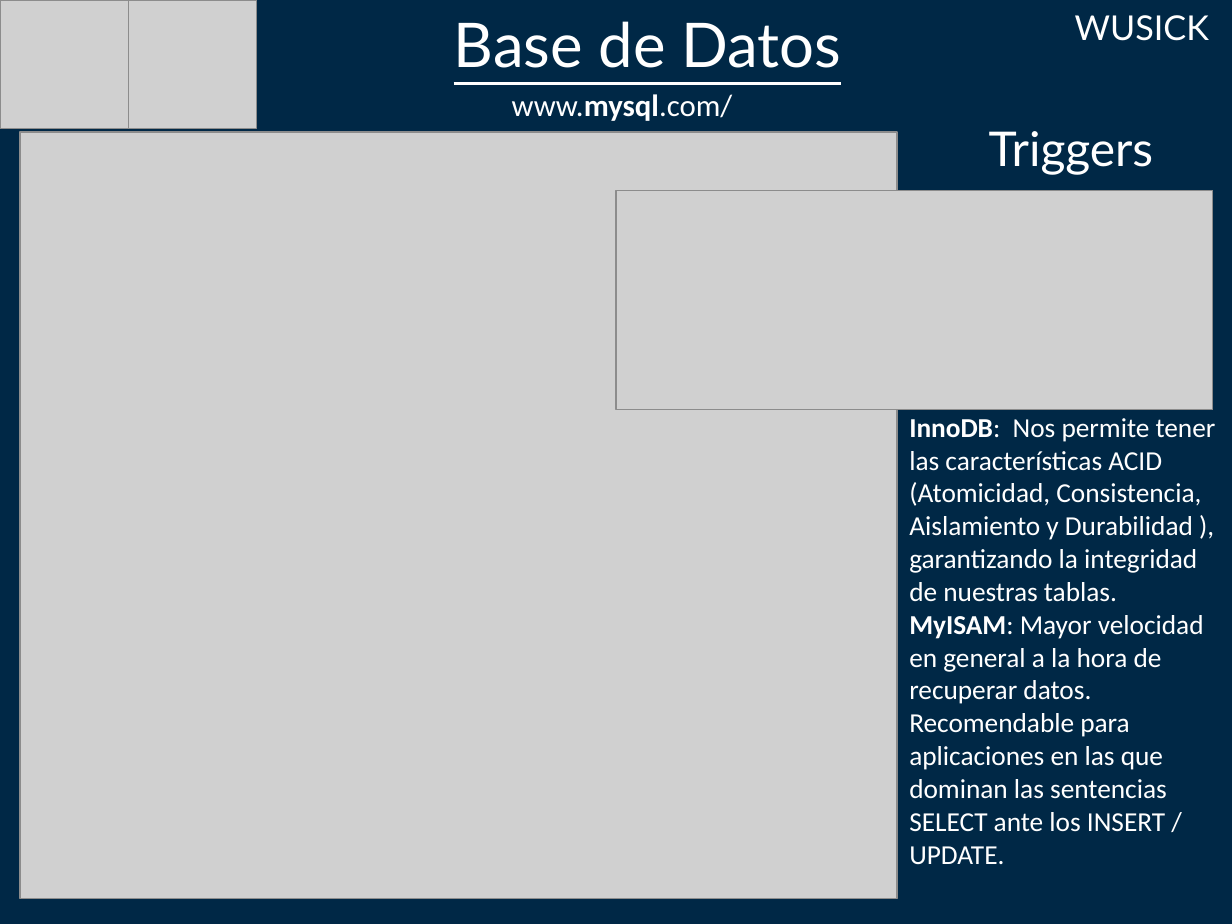
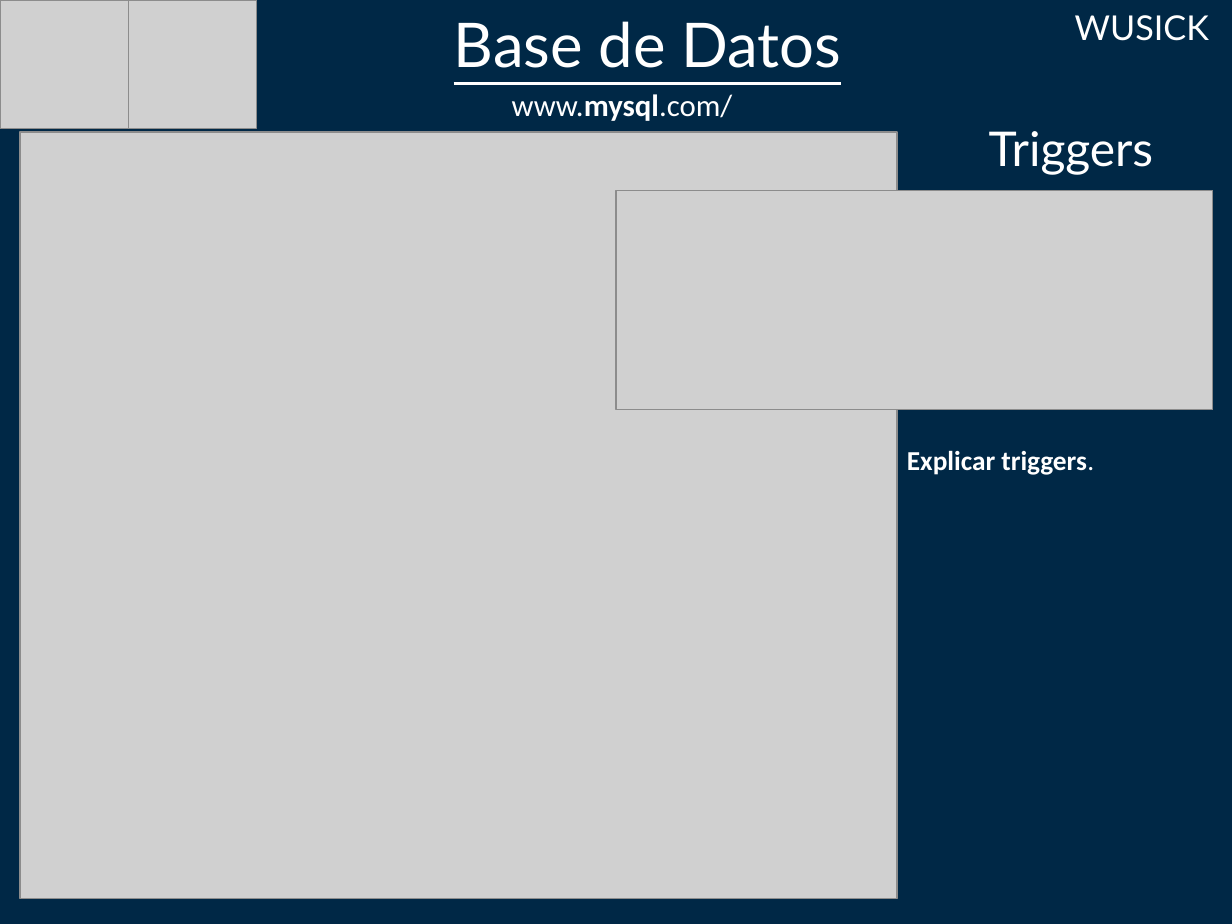
Before and after one commit to jha86/pptWusick, a slide deck: slide 11 of Presentación1.pptx. Drawn at 1232x924 pixels with LibreOffice and Linux fonts; fonts in the diff are those of the drawing; grey boxes stand for pictures. Boxes give left, top, right and bottom in pixels: in the first picture for what was removed or moved away, otherwise in the second. Text is boxed around its words. In the diff, an @@ line names an element or a change of style, - is before the commit and + after.

```diff
--- a/Presentación1.pptx
+++ b/Presentación1.pptx
@@ text removed at <box>909,418,1216,865</box> @@
-InnoDB: Nos permite tener las características ACID (Atomicidad, Consistencia, Aislamiento y Durabilidad ), garantizando la integridad de nuestras tablas.
-MyISAM: Mayor velocidad en general a la hora de recuperar datos.
-Recomendable para aplicaciones en las que dominan las sentencias SELECT ante los INSERT / UPDATE.
@@ text added at <box>907,450,1094,475</box>, 16 pt, text #FFFFFF, bold @@
+Explicar triggers.
```
Also in this commit, not shown: 5 other slides changed, 6 slides added, 6 slides removed.
